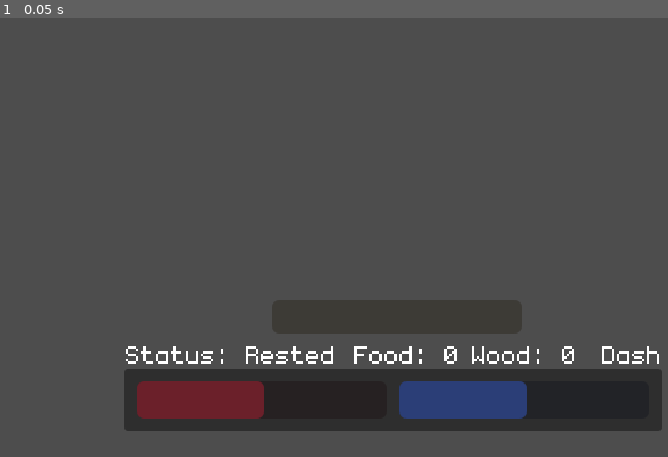
Above: before the commit, frame 1.
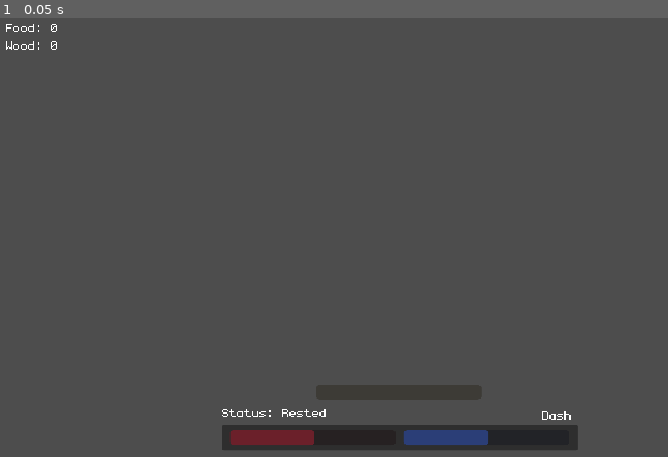
Above: after the commit, the same moment.

Repository: qmarsala/DeliciousDungeon
Game: Godot game, scene res://scenes/ui/player_ui.tscn
The game is run twice, just before and just after one commit, with the same random seed, the same clock (stepped at 60 frames per second) and the same inputs. This scene is started directly instead of the project's main scene.
Inputs:
- Up to frame 1 (0.05 s): no input

The runs differ from the first frame. In frame 1, 14% of the frame differs, in the area x 0-100%, y 1-99%.
Error in both runs: Invalid access to property or key 'health' on a base object of type 'Nil'. (res://assets/scripts/ui/player_ui.gd:17)

Commit message:
ui changes

Diff:
--- a/src/scenes/ui/player_ui.tscn
+++ b/src/scenes/ui/player_ui.tscn
@@ -3,13 +3,10 @@
 [ext_resource type="Script" path="res://assets/scripts/ui/player_ui.gd" id="1_bgem0"]
 
 [sub_resource type="LabelSettings" id="LabelSettings_p08b3"]
-font_size = 32
 
 [sub_resource type="LabelSettings" id="LabelSettings_51dl0"]
-font_size = 32
 
 [sub_resource type="LabelSettings" id="LabelSettings_k6bk4"]
-font_size = 32
 
 [node name="PlayerUI" type="Control"]
 layout_mode = 3
@@ -22,30 +19,62 @@
 grow_vertical = 0
 script = ExtResource("1_bgem0")
 
+[node name="FoodCountLabel" type="Label" parent="."]
+layout_mode = 0
+offset_left = -315.0
+offset_top = -356.0
+offset_right = -242.0
+offset_bottom = -340.0
+text = "Food: 0"
+label_settings = SubResource("LabelSettings_p08b3")
+vertical_alignment = 1
+
+[node name="WoodCountLabel" type="Label" parent="."]
+layout_mode = 0
+offset_left = -315.0
+offset_top = -342.0
+offset_right = -252.0
+offset_bottom = -327.0
+text = "Wood: 0"
+label_settings = SubResource("LabelSettings_p08b3")
+vertical_alignment = 1
+
+[node name="StatusLabel" type="Label" parent="."]
+layout_mode = 0
+offset_left = -142.0
+offset_top = -49.0
+offset_right = -50.0
+offset_bottom = -31.0
+text = "Status: Rested"
+label_settings = SubResource("LabelSettings_51dl0")
+vertical_alignment = 1
+
 [node name="Panel" type="Panel" parent="."]
 layout_mode = 0
-offset_left = -220.0
-offset_top = -75.0
-offset_right = 210.0
-offset_bottom = -25.0
+offset_left = -142.0
+offset_top = -30.0
+offset_right = 288.0
+offset_bottom = 20.0
+scale = Vector2(0.662172, 0.408148)
 
-[node name="HealthBar" type="ProgressBar" parent="."]
+[node name="HealthBar" type="ProgressBar" parent="Panel"]
 modulate = Color(0.827964, 0.119937, 0.216825, 1)
 layout_mode = 0
-offset_left = -210.0
-offset_top = -65.0
-offset_right = -10.0
-offset_bottom = -35.0
+offset_left = 10.0
+offset_top = 10.0
+offset_right = 210.0
+offset_bottom = 40.0
 max_value = 10.0
 value = 5.0
 show_percentage = false
 
-[node name="HungerBar" type="ProgressBar" parent="."]
+[node name="HungerBar" type="ProgressBar" parent="Panel"]
 modulate = Color(0.224528, 0.402987, 0.931931, 1)
 layout_mode = 0
-offset_top = -65.0
-offset_right = 200.0
-offset_bottom = -35.0
+offset_left = 220.0
+offset_top = 10.0
+offset_right = 420.0
+offset_bottom = 40.0
 max_value = 10.0
 value = 5.0
 show_percentage = false
@@ -53,44 +82,20 @@
 [node name="ChargedAttackBar" type="ProgressBar" parent="."]
 modulate = Color(0.909804, 0.666667, 0.0823529, 1)
 layout_mode = 0
-offset_left = -102.0
-offset_top = -130.0
-offset_right = 98.0
-offset_bottom = -103.0
+offset_left = -67.0
+offset_top = -62.0
+offset_right = 133.0
+offset_bottom = -35.0
+scale = Vector2(0.663405, 0.435025)
 show_percentage = false
-
-[node name="FoodCountLabel" type="Label" parent="."]
-layout_mode = 0
-offset_left = -36.0
-offset_top = -101.0
-offset_right = 48.0
-offset_bottom = -75.0
-text = "Food: 0"
-label_settings = SubResource("LabelSettings_p08b3")
-
-[node name="WoodCountLabel" type="Label" parent="."]
-layout_mode = 0
-offset_left = 58.0
-offset_top = -101.0
-offset_right = 142.0
-offset_bottom = -75.0
-text = "Wood: 0"
-label_settings = SubResource("LabelSettings_p08b3")
-
-[node name="StatusLabel" type="Label" parent="."]
-layout_mode = 0
-offset_left = -219.0
-offset_top = -101.0
-offset_right = -51.0
-offset_bottom = -75.0
-text = "Status: Rested"
-label_settings = SubResource("LabelSettings_51dl0")
 
 [node name="DashIcon" type="Label" parent="."]
 layout_mode = 0
-offset_left = 162.0
-offset_top = -101.0
-offset_right = 210.0
-offset_bottom = -75.0
+offset_left = 111.0
+offset_top = -46.0
+offset_right = 142.0
+offset_bottom = -31.0
 text = "Dash"
 label_settings = SubResource("LabelSettings_k6bk4")
+horizontal_alignment = 1
+vertical_alignment = 1
